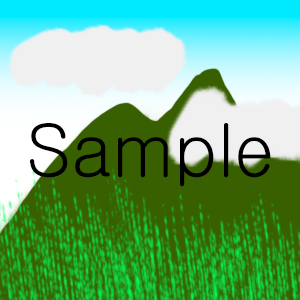
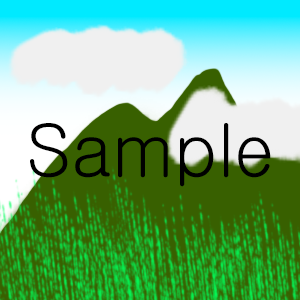
The second 300px x 300px image is a revision of the first. Changes to its layers:
painted on "cloud-02" over (8, 24, 185, 97)
